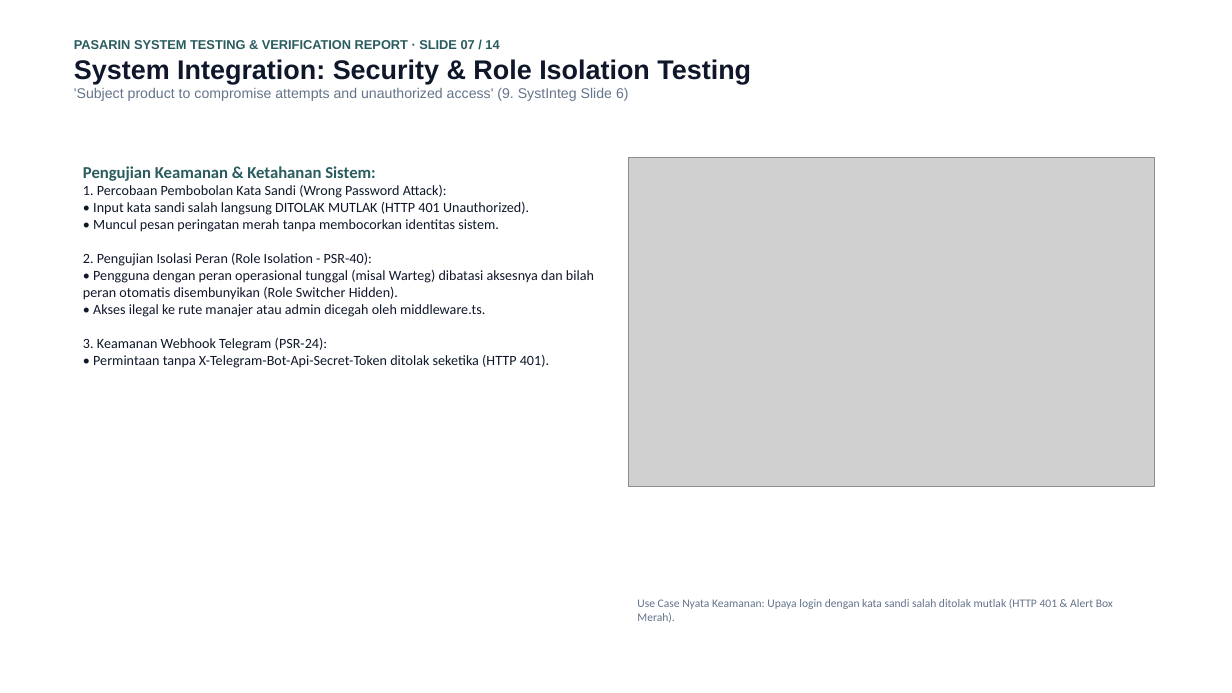
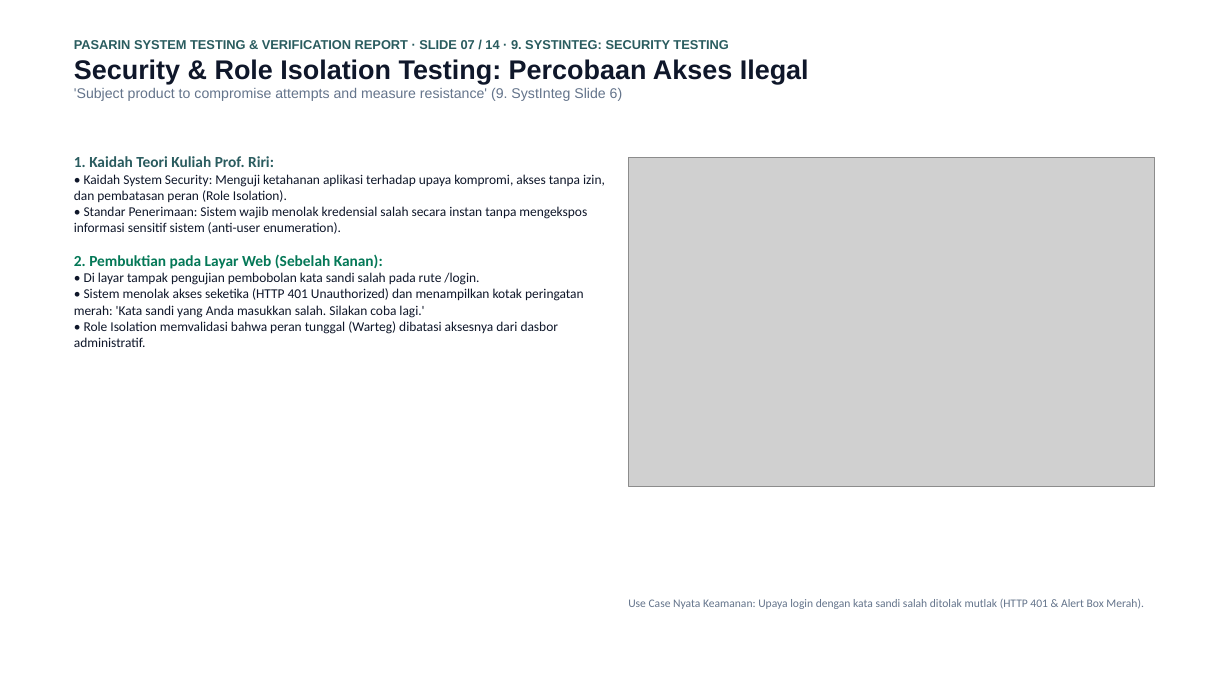
Before and after one commit to mrshlaf/pasarin, a slide deck: slide 7 of LAPORAN_PENGUJIAN_DAN_VERIFIKASI_SISTEM_PASARIN.pptx. Drawn at 1232x693 pixels with LibreOffice and Linux fonts; fonts in the diff are those of the drawing; grey boxes stand for pictures. Boxes give left, top, right and bottom in pixels: in the first picture for what was removed or moved away, otherwise in the second. Text is boxed around its words. In the diff, an @@ line names an element or a change of style, - is before the commit and + after.

Commit message:
docs(presentation): align theory methods and matched web use case explanations

```diff
--- a/LAPORAN_PENGUJIAN_DAN_VERIFIKASI_SISTEM_PASARIN.pptx
+++ b/LAPORAN_PENGUJIAN_DAN_VERIFIKASI_SISTEM_PASARIN.pptx
@@ text at [74,40,809,101]: text changed; size 11 to 10 pt; text colour #64748B to #2A5C5F @@
-PASARIN SYSTEM TESTING & VERIFICATION REPORT · SLIDE 07 / 14
-System Integration: Security & Role Isolation Testing
-'Subject product to compromise attempts and unauthorized access' (9. SystInteg Slide 6)
+PASARIN SYSTEM TESTING & VERIFICATION REPORT · SLIDE 07 / 14 · 9. SYSTINTEG: SECURITY TESTING
+Security & Role Isolation Testing: Percobaan Akses Ilegal
+'Subject product to compromise attempts and measure resistance' (9. SystInteg Slide 6)
@@ text at [74,156,605,347]: text changed; size 11 to 10.5 pt @@
-Pengujian Keamanan & Ketahanan Sistem:
-1. Percobaan Pembobolan Kata Sandi (Wrong Password Attack):
-• Input kata sandi salah langsung DITOLAK MUTLAK (HTTP 401 Unauthorized).
-• Muncul pesan peringatan merah tanpa membocorkan identitas sistem.
-2. Pengujian Isolasi Peran (Role Isolation - PSR-40):
-• Pengguna dengan peran operasional tunggal (misal Warteg) dibatasi aksesnya dan bilah peran otomatis disembunyikan (Role Switcher Hidden).
-• Akses ilegal ke rute manajer atau admin dicegah oleh middleware.ts.
-3. Keamanan Webhook Telegram (PSR-24):
-• Permintaan tanpa X-Telegram-Bot-Api-Secret-Token ditolak seketika (HTTP 401).
+1. Kaidah Teori Kuliah Prof. Riri:
+• Kaidah System Security: Menguji ketahanan aplikasi terhadap upaya kompromi, akses tanpa izin, dan pembatasan peran (Role Isolation).
+• Standar Penerimaan: Sistem wajib menolak kredensial salah secara instan tanpa mengekspos informasi sensitif sistem (anti-user enumeration).
+2. Pembuktian pada Layar Web (Sebelah Kanan):
+• Di layar tampak pengujian pembobolan kata sandi salah pada rute /login.
+• Sistem menolak akses seketika (HTTP 401 Unauthorized) dan menampilkan kotak peringatan merah: 'Kata sandi yang Anda masukkan salah. Silakan coba lagi.'
+• Role Isolation memvalidasi bahwa peran tunggal (Warteg) dibatasi aksesnya dari dasbor administratif.
@@ text "Use Case Nyata Keamanan: Upaya ..." rewrapped from [637,599,1113,623] to [628,599,1143,609] @@
```
Also in this commit, not shown: 13 other slides changed, 1 other file.
